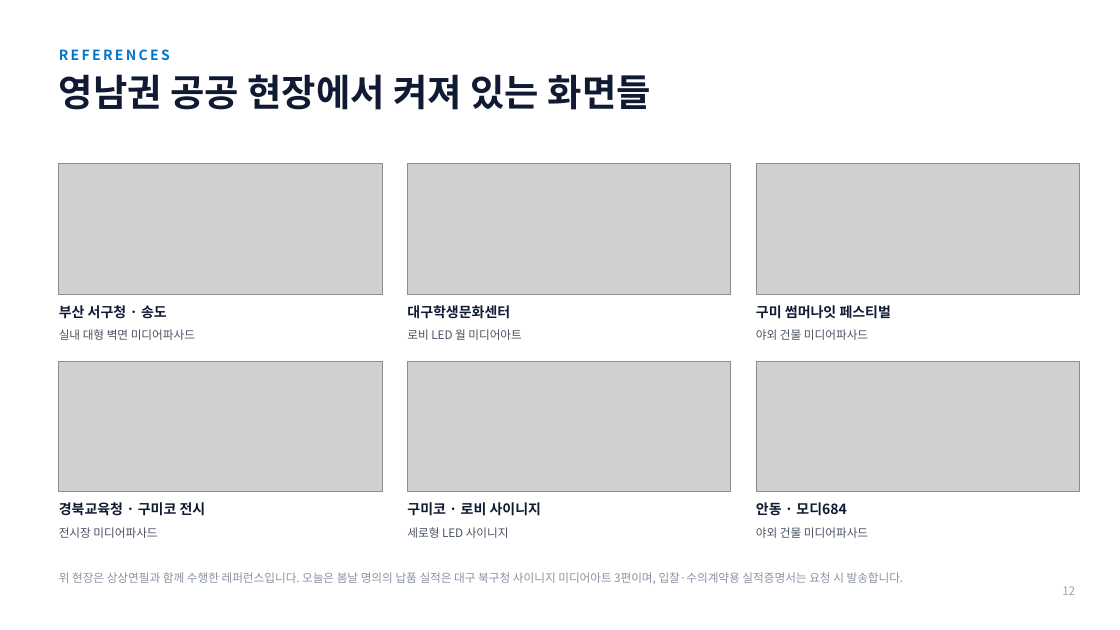
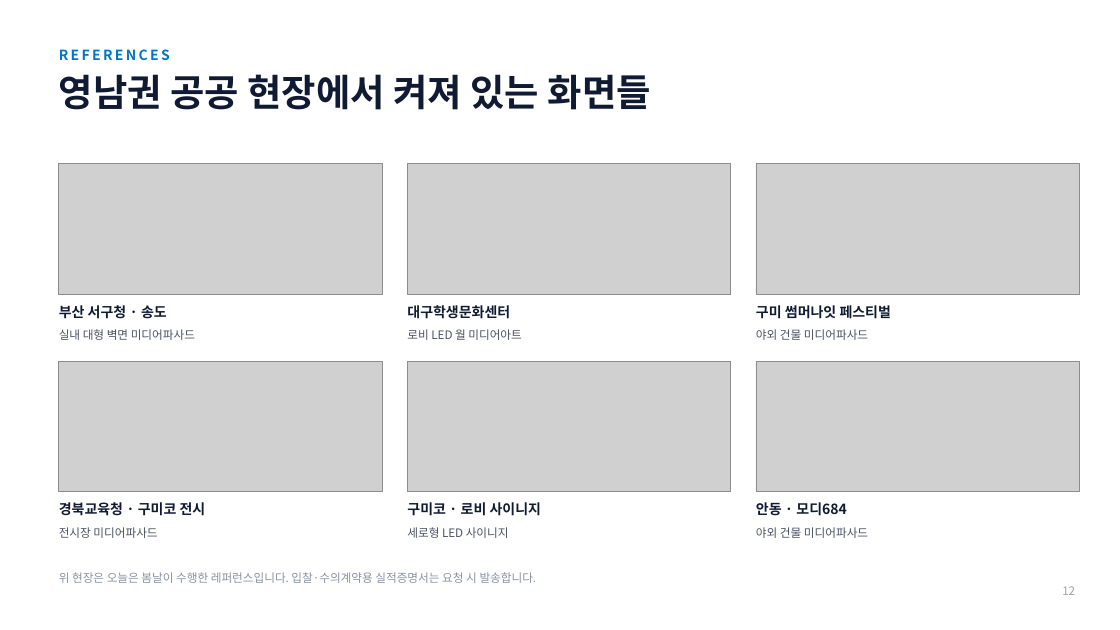
Before and after one commit to bradleyHong/oneul-bomnal, a slide deck: slide 12 of docs/오늘은봄날_회사소개서.pptx. Drawn at 1120x630 pixels with LibreOffice and Linux fonts; fonts in the diff are those of the drawing; grey boxes stand for pictures. Boxes give left, top, right and bottom in pixels: in the first picture for what was removed or moved away, otherwise in the second. Text is boxed around its words. In the diff, an @@ line names an element or a change of style, - is before the commit and + after.

```diff
--- a/docs/오늘은봄날_회사소개서.pptx
+++ b/docs/오늘은봄날_회사소개서.pptx
@@ text at [59, 572, 537, 583]: text changed @@
-위 현장은 상상연필과 함께 수행한 레퍼런스입니다. 오늘은 봄날 명의의 납품 실적은 대구 북구청 사이니지 미디어아트 3편이며, 입찰·수의계약용 실적증명서는 요청 시 발송합니다.
+위 현장은 오늘은 봄날이 수행한 레퍼런스입니다. 입찰·수의계약용 실적증명서는 요청 시 발송합니다.
```
Also in this commit, not shown: 1 other slide changed, 1 other file.
